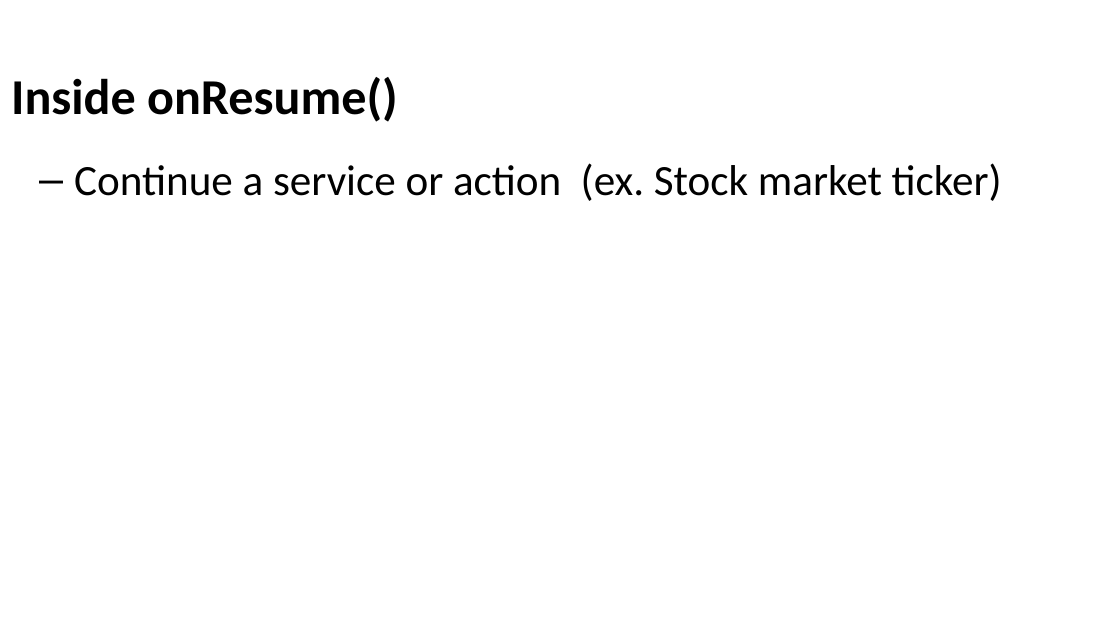
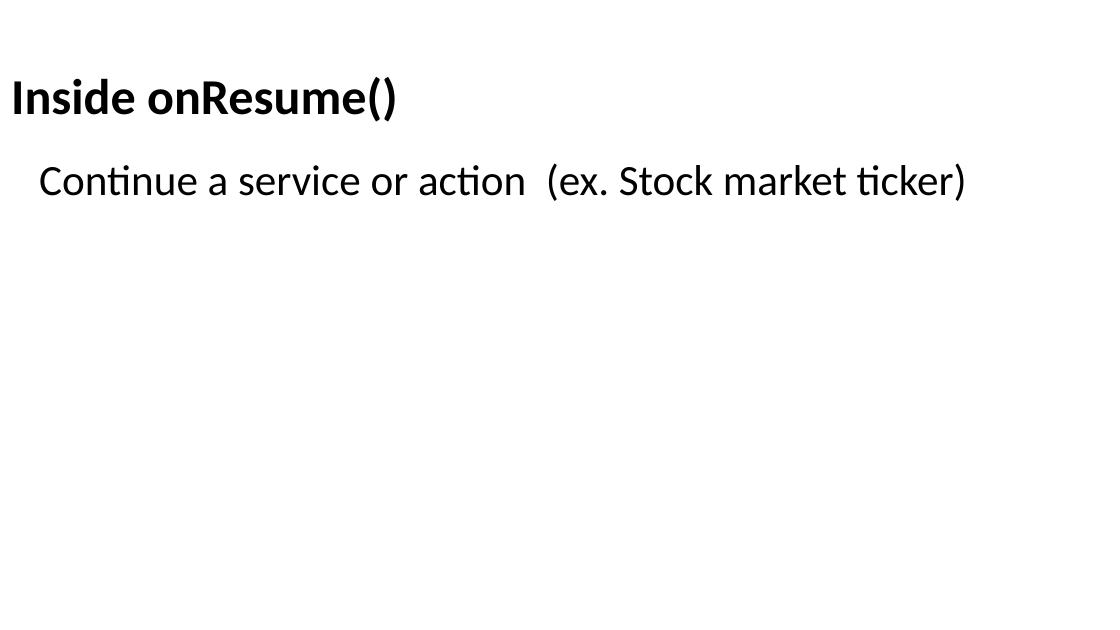
Before and after one commit to Batch-xx/Android-Lunch-Learn, a slide deck: slide 20 of slides/Android Studio_Activities_Fragments.pptx. Drawn at 1120x630 pixels with LibreOffice and Linux fonts; fonts in the diff are those of the drawing; background and template pictures are left out. Boxes give left, top, right and bottom in pixels: in the first picture for what was removed or moved away, otherwise in the second. Text is boxed around its words. In the diff, an @@ line names an element or a change of style, - is before the commit and + after.

```diff
--- a/slides/Android Studio_Activities_Fragments.pptx
+++ b/slides/Android Studio_Activities_Fragments.pptx
@@ text "Continue a service or action ..." at [39, 163, 967, 201]: bullet – to none @@
```
Also in this commit, not shown: 11 other slides changed, 1 slide added, 1 slide removed, 3 other files.
